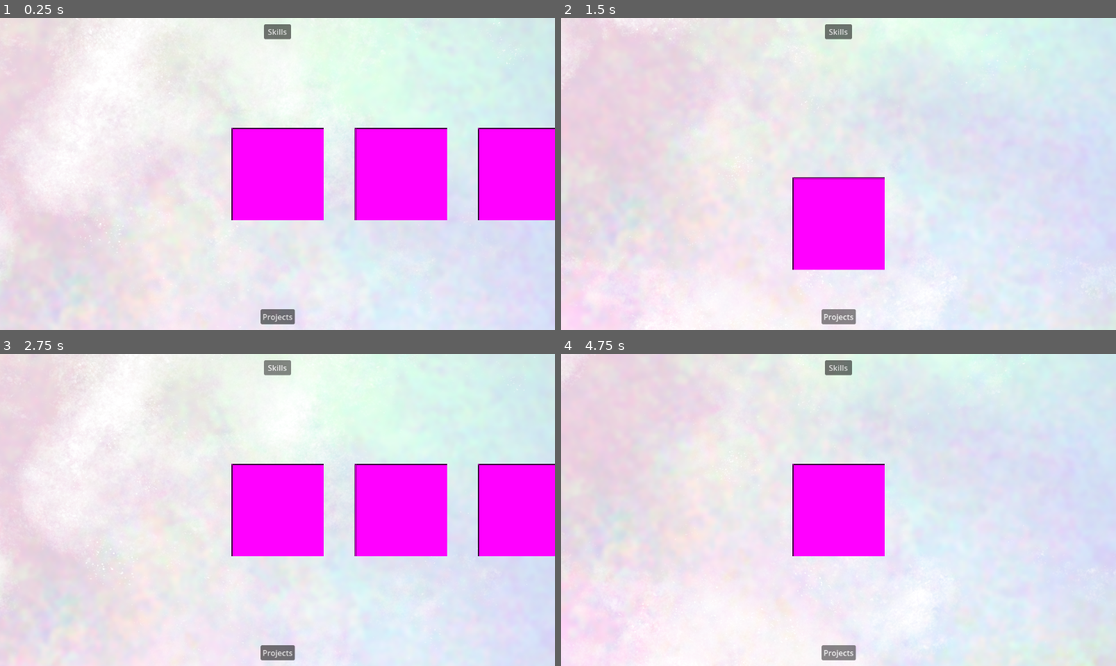
Above: before the commit, frames 1-4 (two rows, left to right).
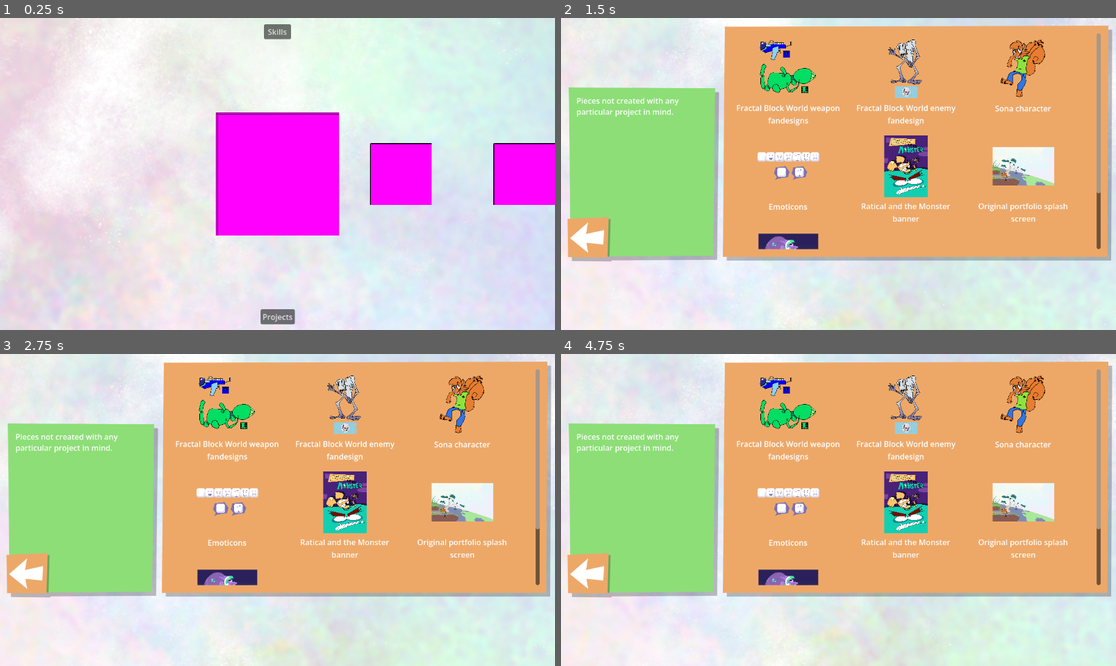
Above: after the commit, the same moments.

Repository: JumboDS64/PortfolioSite
Game: Godot game, scene res://main.tscn
Same seed, same stepped clock (60 frames per second), same inputs: the game is played once before the commit and once after it.
Inputs (mouse positions are in pixels of both pictures, inside the frame that each line leads up to):
- Up to frame 1 (0.25 s): no input
- Up to frame 2 (1.5 s): click "Skills" at 0.5 s; click (838, 317) at 1.25 s, where only the run before the commit has a clickable "Projects"
- Up to frame 3 (2.75 s): click (277, 366) at 2 s, where only the run before the commit has a clickable "Skills"
- Up to frame 4 (4.75 s): click (838, 653) at 2.75 s, where only the run before the commit has a clickable "Projects"; click (838, 366) at 3.5 s, where only the run before the commit has a clickable "Skills"; click (838, 653) at 4.25 s, where only the run before the commit has a clickable "Projects"

The runs differ from the first frame. In frame 1, 8.9% of the frame differs, in the area x 38-100%, y 30-70%; in frame 2, 74%, in the area x 0-100%, y 0-100%; in frame 3, 74%; in frame 4, 74%.

Commit message:
more selbar

Diff:
--- a/scenes/entities_multiverse/universe.gd
+++ b/scenes/entities_multiverse/universe.gd
@@ -1,11 +1,6 @@
-extends CharacterBody2D
+extends Node2D
 
 @export var category:String
 
 func _ready():
 	pass
-
-func _on_input_event(viewport: Node, event: InputEvent, shape_idx: int) -> void:
-	if(event is InputEventMouseButton):
-		if(event.button_index == 1 and event.pressed):
-			Global.MAIN.set_mode("category_"+category)
--- a/scenes/entities_multiverse/universe.tscn
+++ b/scenes/entities_multiverse/universe.tscn
@@ -1,21 +1,13 @@
-[gd_scene load_steps=4 format=3 uid="uid://bh8kv4aela35l"]
+[gd_scene format=3 uid="uid://bh8kv4aela35l"]
 
 [ext_resource type="Script" uid="uid://dyks5l2mrenew" path="res://scenes/entities_multiverse/universe.gd" id="1_72fdd"]
 
 [sub_resource type="PlaceholderTexture2D" id="PlaceholderTexture2D_72fdd"]
 size = Vector2(192, 192)
 
-[sub_resource type="CircleShape2D" id="CircleShape2D_72fdd"]
-radius = 96.0
-
-[node name="universe" type="CharacterBody2D"]
-input_pickable = true
+[node name="universe" type="Node2D" unique_id=842728187]
 script = ExtResource("1_72fdd")
 
-[node name="sprite_2d" type="Sprite2D" parent="."]
+[node name="sprite_2d" type="Sprite2D" parent="." unique_id=2023251694]
+scale = Vector2(1.3333334, 1.3333334)
 texture = SubResource("PlaceholderTexture2D_72fdd")
-
-[node name="collision_shape_2d" type="CollisionShape2D" parent="."]
-shape = SubResource("CircleShape2D_72fdd")
-
-[connection signal="input_event" from="." to="." method="_on_input_event"]
--- a/scenes/modes/mode_mainmenu.gd
+++ b/scenes/modes/mode_mainmenu.gd
@@ -11,6 +11,7 @@
 	camera_2d = $camera_2d
 	selbar_skills = $selbar_skills
 	selbar_projects = $selbar_projects
+	selbarSelected = selbar_skills
 
 func _process(delta):
 	pass
@@ -29,3 +30,10 @@
 	tween.set_trans(Tween.TransitionType.TRANS_QUART)
 	tween.set_ease(Tween.EaseType.EASE_OUT)
 	tween.tween_property(camera_2d, "global_position", selbarSelected.global_position, TWEENTIME)
+
+func _input(event) -> void:
+	if(event is InputEventMouseButton):
+		if(event.button_index == 1 and event.pressed):
+			if(event.position.x < 440): selbarSelected.scrollLeft()
+			elif(event.position.x > 712): selbarSelected.scrollRight()
+			else: Global.MAIN.set_mode("category_"+selbarSelected.get_child(selbarSelected.selectID).category)
--- a/scenes/modes/mode_mainmenu.tscn
+++ b/scenes/modes/mode_mainmenu.tscn
@@ -52,10 +52,12 @@
 
 [node name="universe2" parent="selbar_skills" unique_id=1027847354 instance=ExtResource("4_2qnw0")]
 position = Vector2(256, 0)
+scale = Vector2(0.5, 0.5)
 category = "null"
 
 [node name="universe3" parent="selbar_skills" unique_id=111385462 instance=ExtResource("4_2qnw0")]
 position = Vector2(512, 0)
+scale = Vector2(0.5, 0.5)
 category = "null"
 
 [node name="selbar_projects" type="Node2D" parent="." unique_id=608989004]
@@ -65,5 +67,8 @@
 [node name="universe" parent="selbar_projects" unique_id=1129693761 instance=ExtResource("4_2qnw0")]
 category = "null"
 
+[node name="marker_2d" type="Marker2D" parent="." unique_id=1157589500]
+position = Vector2(712, 320)
+
 [connection signal="pressed" from="camera_2d/button_skills" to="." method="pressSkills"]
 [connection signal="pressed" from="camera_2d/button_projects" to="." method="pressProjects"]
--- a/scenes/modes/selbar.gd
+++ b/scenes/modes/selbar.gd
@@ -1,9 +1,14 @@
 @tool
 extends Node2D
 
+var tween
+var selectID
 var selectPos
+const SCALE_UNFOC = 0.5
+const TWEENTIME = 0.3
 
 func _ready():
+	selectID = 0
 	selectPos = 0
 	draw()
 
@@ -11,7 +16,26 @@
 	draw()
 
 func draw():
-	for i in len(get_children()):
+	for i in get_child_count():
 		var n = get_child(i)
 		n.position.x = (i - selectPos)*256
 		n.position.y = 0
+		n.scale.x = SCALE_UNFOC
+		n.scale.y = SCALE_UNFOC
+	var selected = get_child(selectID)
+	selected.scale.x = 1
+	selected.scale.y = 1
+
+func scrollLeft():
+	scroll(selectID - 1)
+func scrollRight():
+	scroll(selectID + 1)
+
+func scroll(i):
+	selectID = i
+	if(selectID < 0): selectID = 0
+	if(selectID >= get_child_count()): selectID = get_child_count()-1
+	tween = get_tree().create_tween()
+	tween.set_trans(Tween.TransitionType.TRANS_QUART)
+	tween.set_ease(Tween.EaseType.EASE_OUT)
+	tween.tween_property(self, "selectPos", selectID, TWEENTIME)
Binary file added: assets/miniworld/characters/temp.aseprite
Binary file added: assets/miniworld/characters/temp.gif
